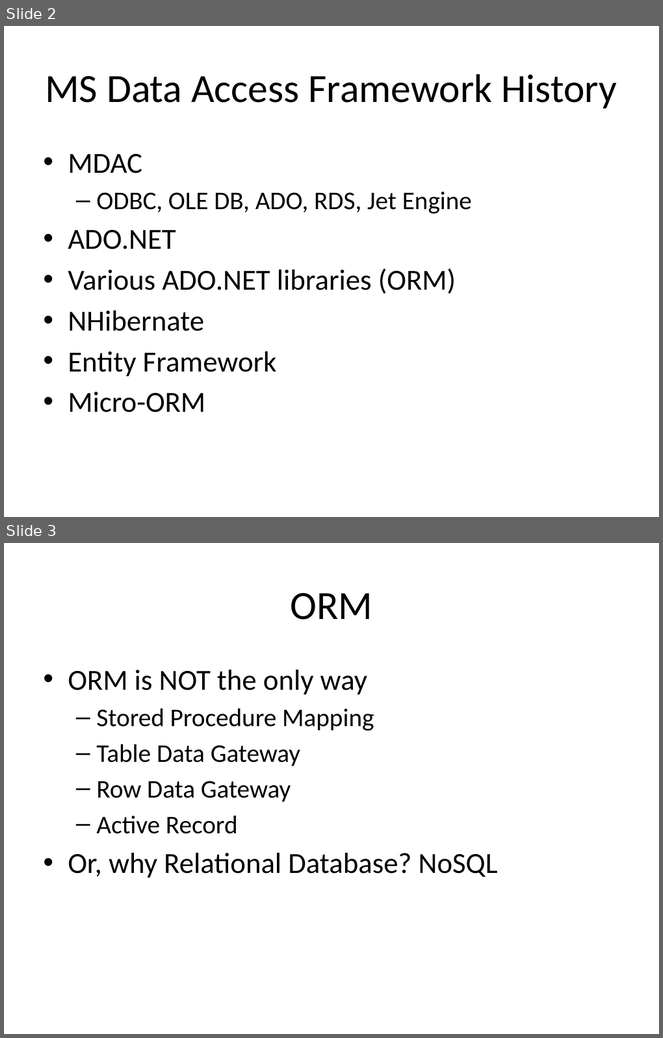
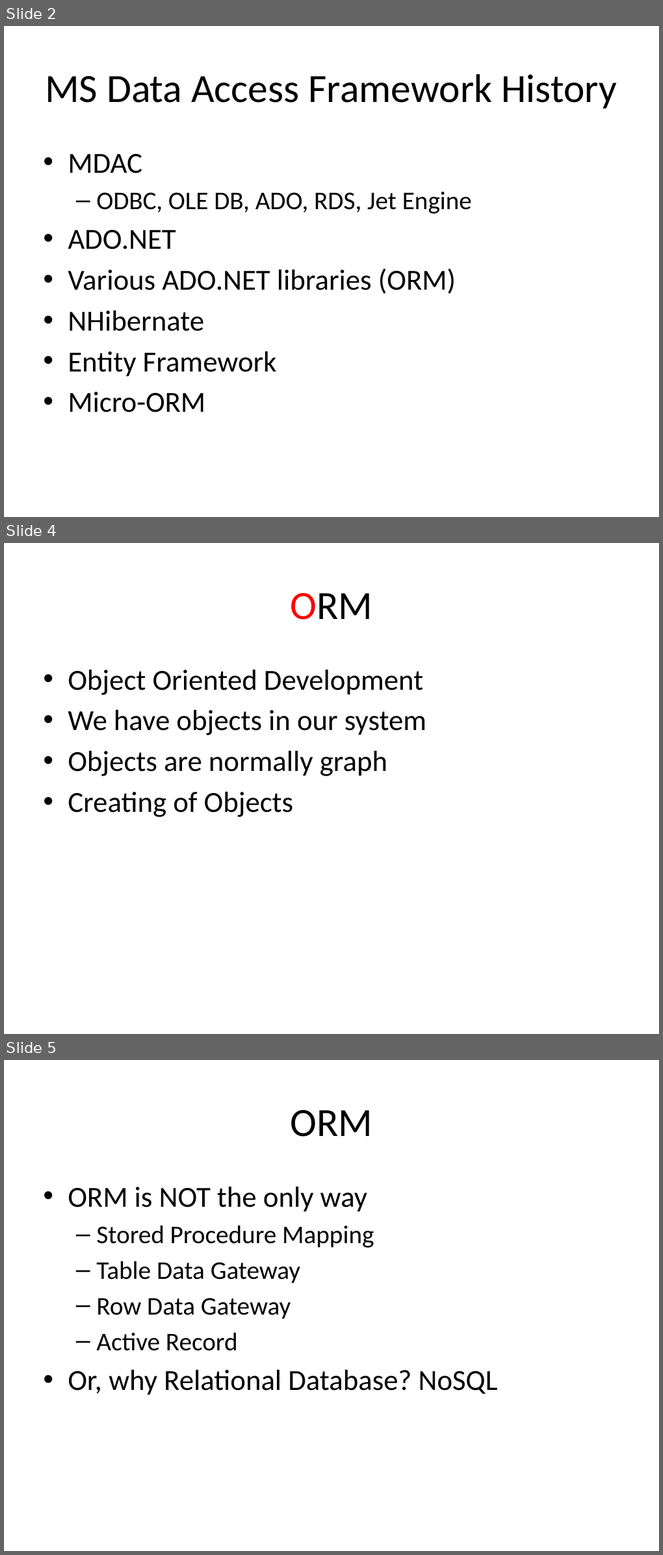
Before and after one commit to harrychou/Notes, a slide deck: Data Access Framework.pptx. Shown one above the other, each under a label of ours: slides 2 and 3 before the commit, slides 2, 4 and 5 after it; the slides between them are not shown. The pictures are 663x1038 and 663x1555 pixels, drawn with LibreOffice and Linux fonts; fonts in the diff are those of the drawing. Boxes give left, top, right and bottom in pixels: in the first picture for what was removed or moved away, otherwise in the second. Text is boxed around its words. In the diff, an @@ line names an element or a change of style, - is before the commit and + after.

```diff
--- a/Data Access Framework.pptx
+++ b/Data Access Framework.pptx
@@ slide 4 added at <box>4,543,659,1034</box>, background #FFFFFF @@
@@ title added at <box>290,593,373,620</box>, 44 pt, text #000000 @@
+ORM
@@ text added at <box>68,670,426,817</box>, 32 pt, text #000000 @@
+• Object Oriented Development
+• We have objects in our system
+• Objects are normally graph
+• Creating of Objects
@@ what was slide 3 is now slide 5 @@
```
Also in this commit, not shown: 1 other slide added, 1 other file.
